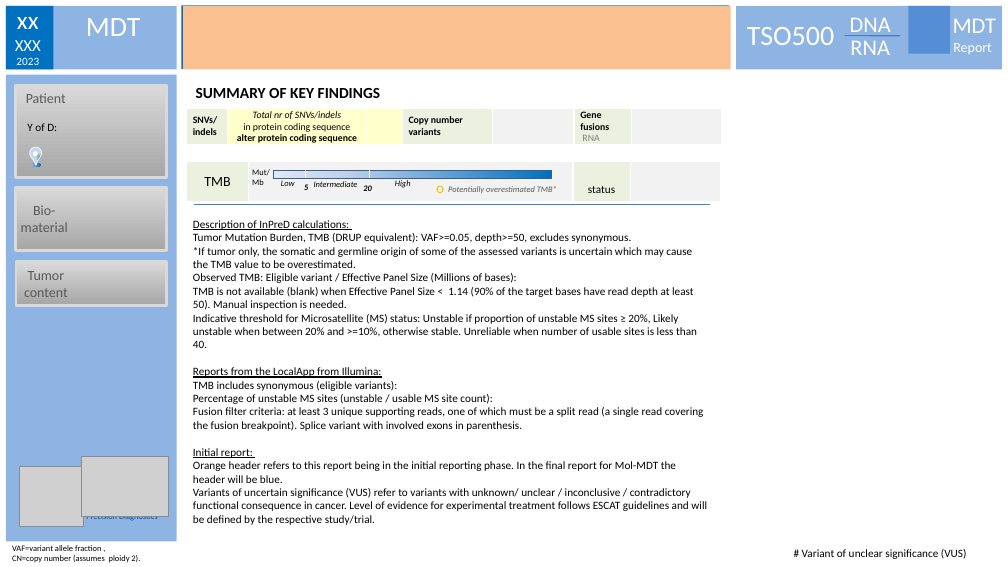
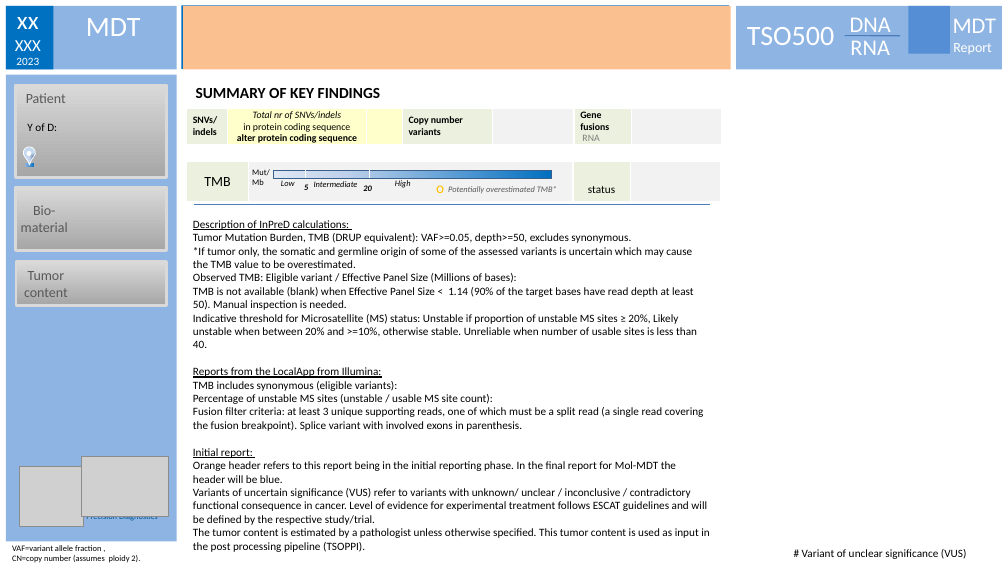
Before and after one commit to hbesfb/PRONTO, a slide deck: slide 2 of In/Template/InPreD_MTB_template.pptx. Drawn at 1008x567 pixels with LibreOffice and Linux fonts; fonts in the diff are those of the drawing; grey boxes stand for pictures. Boxes give left, top, right and bottom in pixels: in the first picture for what was removed or moved away, otherwise in the second. Text is boxed around its words. In the diff, an @@ line names an element or a change of style, - is before the commit and + after.

```diff
--- a/In/Template/InPreD_MTB_template.pptx
+++ b/In/Template/InPreD_MTB_template.pptx
@@ 2 ellipses, 1 teardrop: place and size @@
-2 ellipses, 1 teardrop at [27,145,44,167]
+2 ellipses, 1 teardrop at [21,145,38,166]
@@ text at [193,528,709,552]: paragraph added @@
+The tumor content is estimated by a pathologist unless otherwise specified. This tumor content is used as input in the post processing pipeline (TSOPPI).
```
Also in this commit, not shown: 6 other slides changed.
